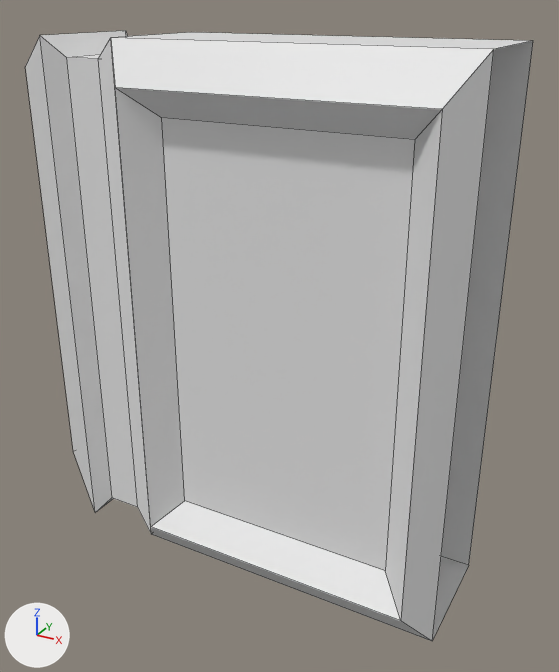
An edit to the OBJ model source_data/obstacle_right_big.obj, drawn before and after from the same camera.
The view is the same before and after, from a camera (50 mm lens) standing at (4.08, -4.7, 4.25) and looking at (1.48, 0.02, 1.89). Every picture has the same lights, and +X, +Y and +Z are marked at lower left. Mesh edges are drawn as thin lines. Where no turn or scale is listed for an object, it has been applied to the vertices.

In view in the first picture: 'Cube.002_Cube.000'.
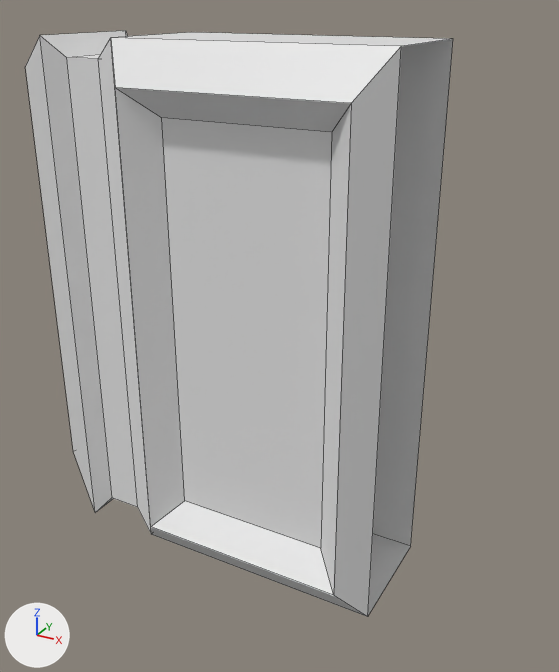
Pixel boxes [x1, y1, x2, y2] of what changed, in the pictures (559 x 672 px; the box of a moved part takes in the faces that stretch with it):
```json
{"object": "Cube.002_Cube.000", "change": "reshaped", "before": [26, 30, 533, 641], "after": [26, 30, 453, 617], "on screen": "16% narrower"}
{"part": 1, "of": "me_cube_002_cube_000", "change": "moved or reshaped", "before": [192, 36, 533, 641], "after": [192, 36, 453, 617]}
```

The change, as JSON lines over the scene's bpy script:
```json
{"block": "me_cube_002_cube_000", "where": "me_cube_002_cube_000.from_pydata(...)  # 32 vertices, 29 faces; spans x -0.71..3.0, y -0.67..0.46, z 0.0..4.0"}
{"block": "me_cube_002_cube_000", "where": "# used by ob_cube_002_cube_000; location = (0.0, 0.0, 0.0)"}
{"block": "me_cube_002_cube_000", "where": "# before: 0 (3.0, 0.46, 0.0) at pixel (468, 565), 1 (3.0, 0.46, 4.0) at pixel (533, 40), 2 (3.0, -0.46, 0.0) at pixel (432, 641), 3 (3.0, -0.46, 4.0) at pixel (493, 49), 24 (2.82, -0.67, 3.71) at pixel (442, 109)"}
{"block": "me_cube_002_cube_000", "where": "# before: 25 (2.82, -0.67, 0.29) at pixel (400, 620), 28 (2.61, -0.47, 3.52) at pixel (414, 139), 29 (2.61, -0.47, 0.48) at pixel (385, 570)"}
{"block": "me_cube_002_cube_000", "change": "me_cube_002_cube_000 part 1"}
{"op": "add", "block": "me_cube_002_cube_000", "code": "for i in [24, 25, 28, 29]: me_cube_002_cube_000.vertices[i].co += Vector((-0.51, 0.0, 0.0))"}
{"op": "add", "block": "me_cube_002_cube_000", "code": "for i in [*range(0, 4)]: me_cube_002_cube_000.vertices[i].co += Vector((-0.5, 0.0, 0.0))"}
```
